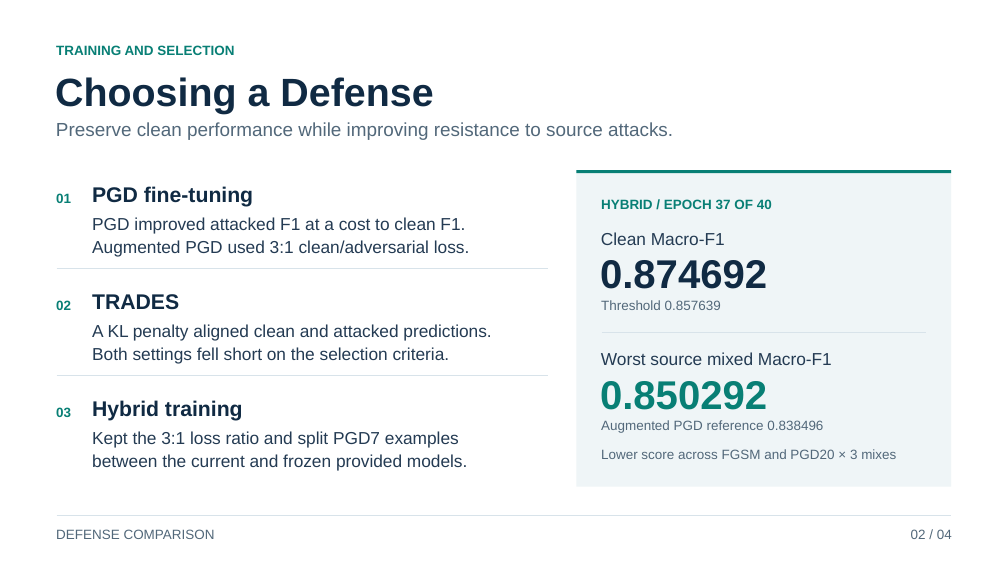
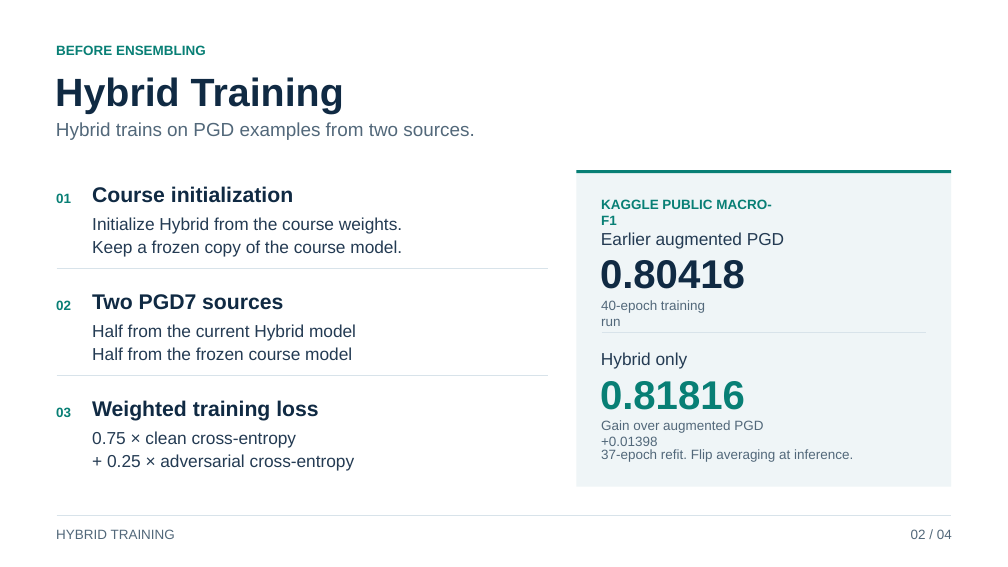
Before and after one commit to Cobblepot2/COMP-5577-Dataset3, a slide deck: slide 2 of docs/task3_presentation_en.pptx. Drawn at 1008x567 pixels with LibreOffice and Linux fonts; fonts in the diff are those of the drawing. Boxes give left, top, right and bottom in pixels: in the first picture for what was removed or moved away, otherwise in the second. Text is boxed around its words. In the diff, an @@ line names an element or a change of style, - is before the commit and + after.

```diff
--- a/docs/task3_presentation_en.pptx
+++ b/docs/task3_presentation_en.pptx
@@ text at (56,45,206,55): text changed @@
-TRAINING AND SELECTION
+BEFORE ENSEMBLING
@@ text at (55,77,344,114): text changed @@
-Choosing a Defense
+Hybrid Training
@@ text at (56,122,474,140): text changed @@
-Preserve clean performance while improving resistance to source attacks.
+Hybrid trains on PGD examples from two sources.
@@ text at (92,186,293,203): text changed @@
-PGD fine-tuning
+Course initialization
@@ text at (601,199,771,225): text changed @@
-HYBRID / EPOCH 37 OF 40
+KAGGLE PUBLIC MACRO-F1
@@ text at (92,217,402,257): text changed @@
-PGD improved attacked F1 at a cost to clean F1.
-Augmented PGD used 3:1 clean/adversarial loss.
+Initialize Hybrid from the course weights.
+Keep a frozen copy of the course model.
@@ text at (601,232,784,249): text changed @@
-Clean Macro-F1
+Earlier augmented PGD
@@ text at (600,260,745,289): text changed @@
-0.874692
+0.80418
@@ text at (92,294,283,310): text changed @@
-TRADES
+Two PGD7 sources
@@ text at (92,324,356,360): text changed @@
-A KL penalty aligned clean and attacked predictions.
-Both settings fell short on the selection criteria.
+Half from the current Hybrid model
+Half from the frozen course model
@@ text at (601,300,705,326): text changed @@
-Threshold 0.857639
+40-epoch training run
@@ text at (601,352,688,368): text changed @@
-Worst source mixed Macro-F1
+Hybrid only
@@ text at (600,381,745,410): text changed @@
-0.850292
+0.81816
@@ text at (92,400,318,421): text changed @@
-Hybrid training
+Weighted training loss
@@ text at (92,431,355,471): text changed @@
-Kept the 3:1 loss ratio and split PGD7 examples
-between the current and frozen provided models.
+0.75 × clean cross-entropy
++ 0.25 × adversarial cross-entropy
@@ text at (601,420,763,450): text changed @@
-Augmented PGD reference 0.838496
+Gain over augmented PGD +0.01398
@@ text at (601,449,853,462): text changed @@
-Lower score across FGSM and PGD20 × 3 mixes
+37-epoch refit. Flip averaging at inference.
@@ text at (56,529,175,539): text changed @@
-DEFENSE COMPARISON
+HYBRID TRAINING
```
Also in this commit, not shown: 1 other slide changed, 1 other file.
